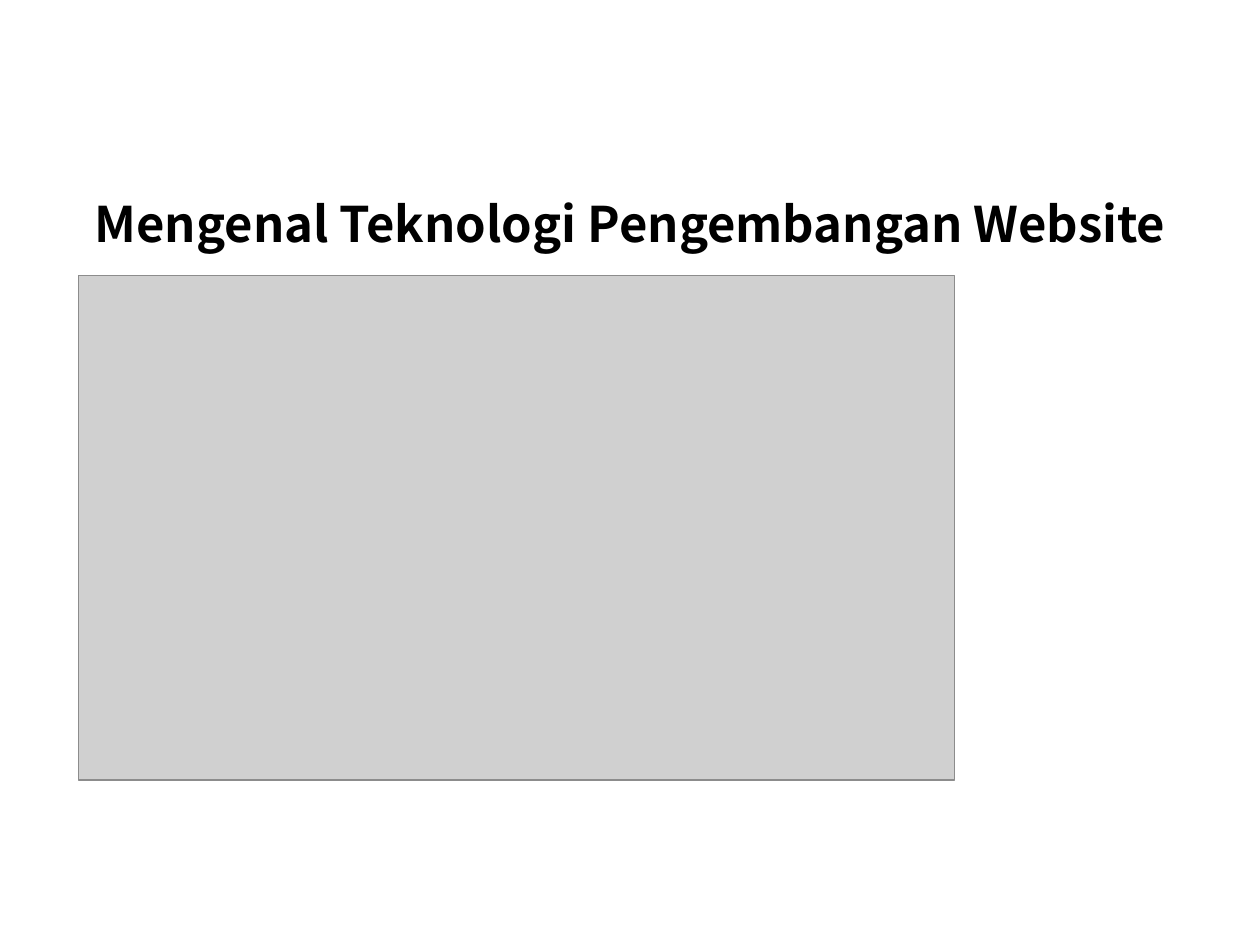
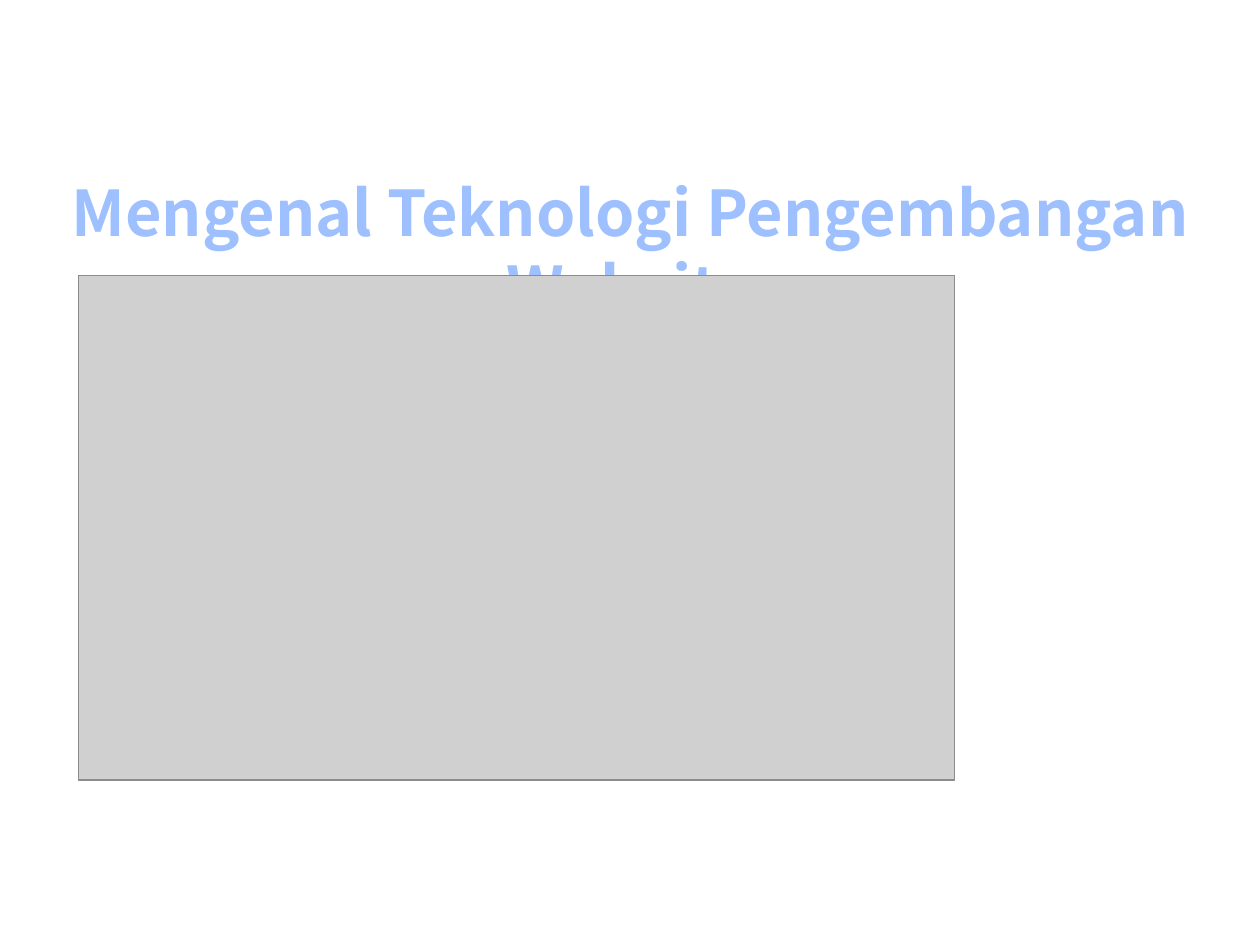
Before and after one commit to iqbal09/codingmum, a slide deck: slide 2 of lesson_1_20170520/PresentationCodingMum.pptx. Drawn at 1260x945 pixels with LibreOffice and Linux fonts; fonts in the diff are those of the drawing; grey boxes stand for pictures; background and template pictures are left out. Boxes give left, top, right and bottom in pixels: in the first picture for what was removed or moved away, otherwise in the second. Text is boxed around its words. In the diff, an @@ line names an element or a change of style, - is before the commit and + after.

```diff
--- a/lesson_1_20170520/PresentationCodingMum.pptx
+++ b/lesson_1_20170520/PresentationCodingMum.pptx
@@ text "Mengenal Teknologi Pengembangan Website": place and size @@
-text "Mengenal Teknologi Pengembangan Website" at (95, 202, 1166, 254)
+text "Mengenal Teknologi Pengembangan Website" at (72, 185, 1188, 276)
@@ text "Mengenal Teknologi Pengembangan Website" at (72, 185, 1188, 276): size 28 to 36 pt, text colour #000000 to gradient #BFD3F9 to #A0C1FF to #003D85, letter outline none to #467AB8 0.83 pt @@
```
Also in this commit, not shown: 5 other slides changed, 1 other file.
